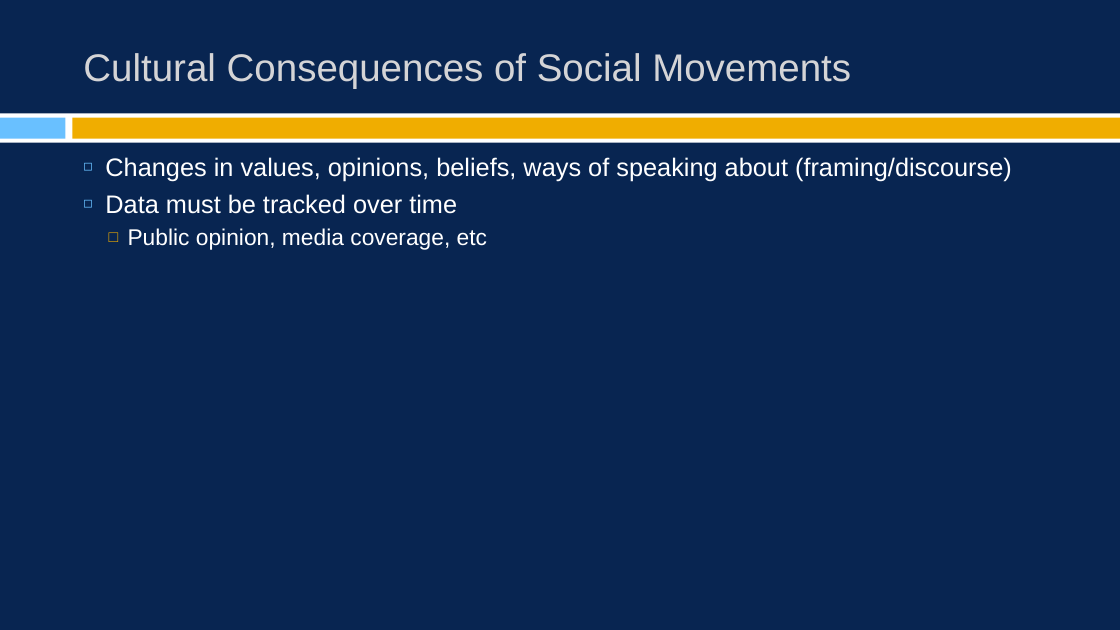
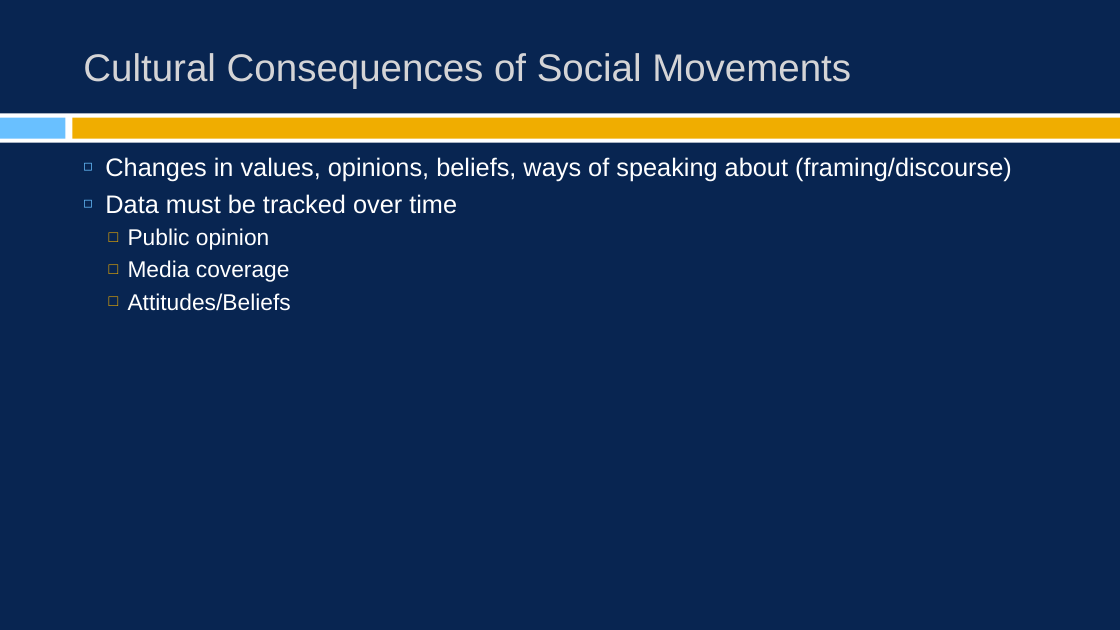
Before and after one commit to burrelvannjr/movements_csuf, a slide deck: slide 18 of ppts/notes/ch_6.pptx. Drawn at 1120x630 pixels with LibreOffice and Linux fonts; fonts in the diff are those of the drawing. Boxes give left, top, right and bottom in pixels: in the first picture for what was removed or moved away, otherwise in the second. Text is boxed around its words. In the diff, an @@ line names an element or a change of style, - is before the commit and + after.

```diff
--- a/ppts/notes/ch_6.pptx
+++ b/ppts/notes/ch_6.pptx
@@ text at [128,228,291,311]: text changed @@
-  □ Public opinion, media coverage, etc
+  □ Public opinion
+  □ Media coverage
+  □ Attitudes/Beliefs
```
Also in this commit, not shown: 7 other slides changed, 1 slide added, 18 other files.
